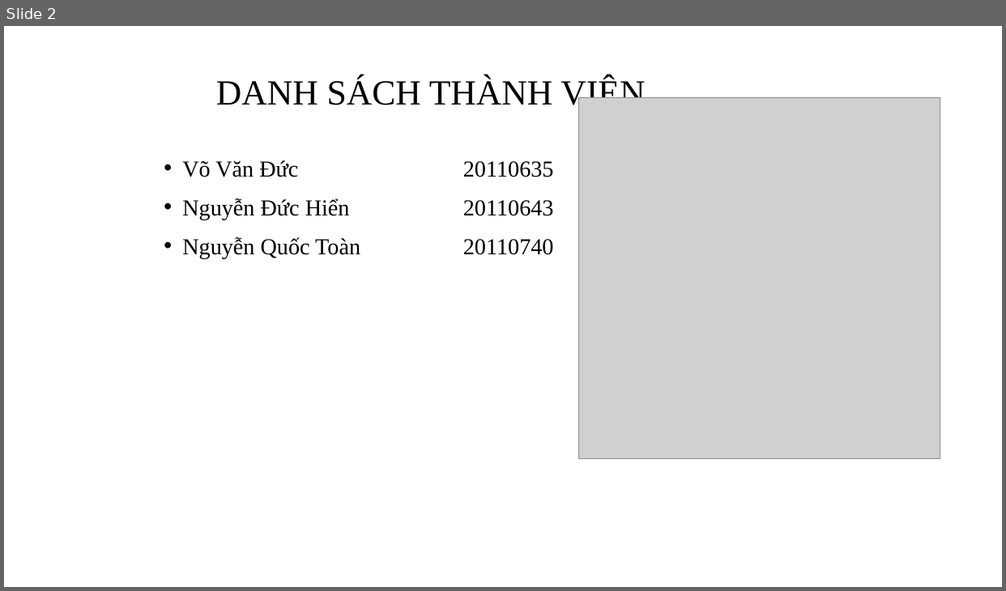
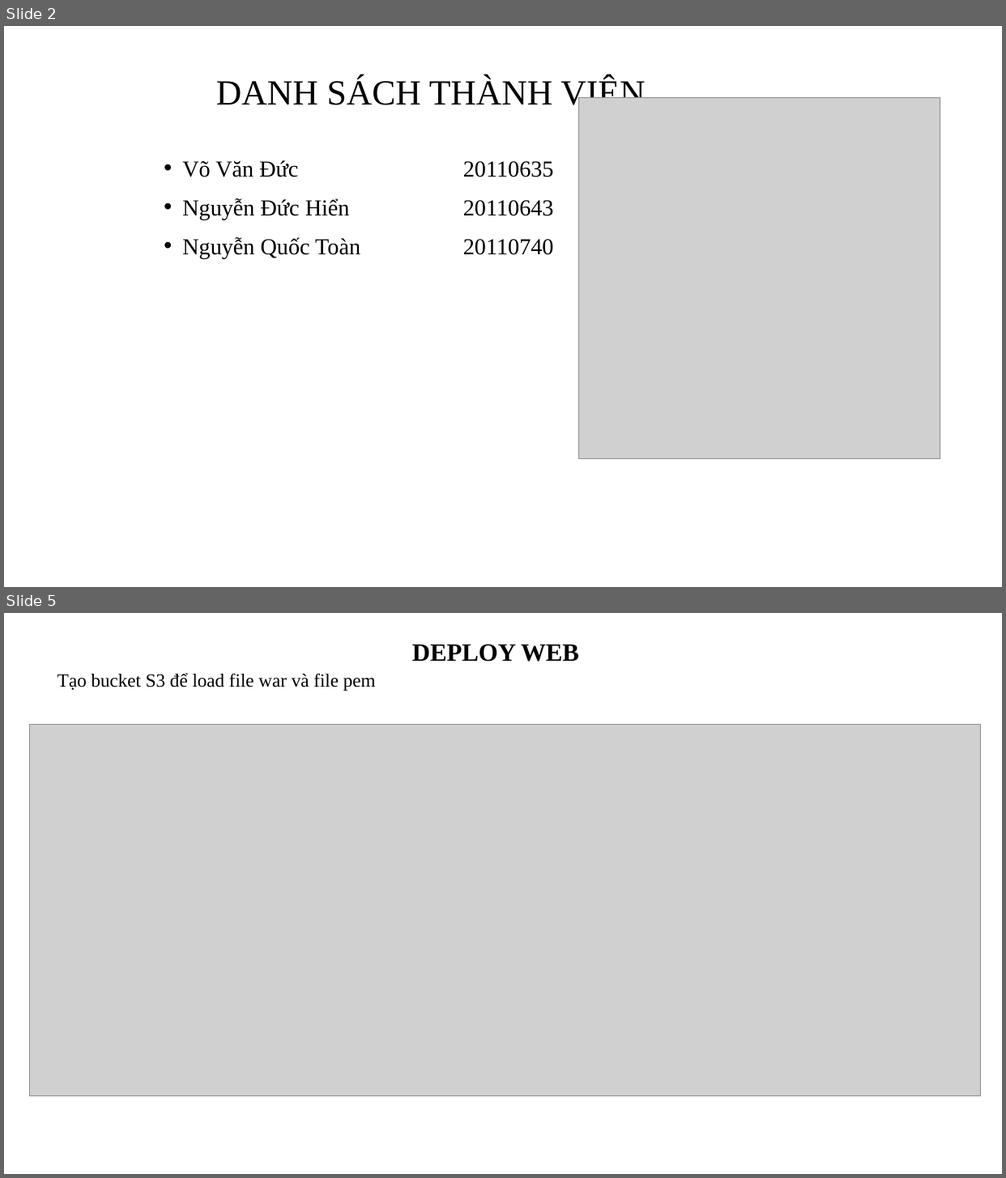
Before and after one commit to DucHienIT/ProjectCloudComputing-RemoteDockerController, a slide deck: Nhom2_thuyetTrinhVideoNhomTruoc.pptx. Shown one above the other, each under a label of ours: slide 2 before the commit, slides 2 and 5 after it; the slides between them are not shown. The pictures are 1006x591 and 1006x1178 pixels, drawn with LibreOffice and Linux fonts; fonts in the diff are those of the drawing; grey boxes stand for pictures. Boxes give left, top, right and bottom in pixels: in the first picture for what was removed or moved away, otherwise in the second. Text is boxed around its words. In the diff, an @@ line names an element or a change of style, - is before the commit and + after.

```diff
--- a/Nhom2_thuyetTrinhVideoNhomTruoc.pptx
+++ b/Nhom2_thuyetTrinhVideoNhomTruoc.pptx
@@ slide 5 added at (4,613,1002,1174), background #FFFFFF @@
@@ subtitle added at (412,644,579,662), 24 pt, text #000000, bold @@
+DEPLOY WEB
@@ text added at (57,673,376,691), 18 pt, text #000000 @@
+Tạo bucket S3 để load file war và file pem
@@ picture added at (29,725,981,1097) @@
@@ freeform shape added at (50,1054,454,1097), fill #FFB088 at 37% opacity @@
```
Also in this commit, not shown: 10 other slides added, 10 slides removed.
